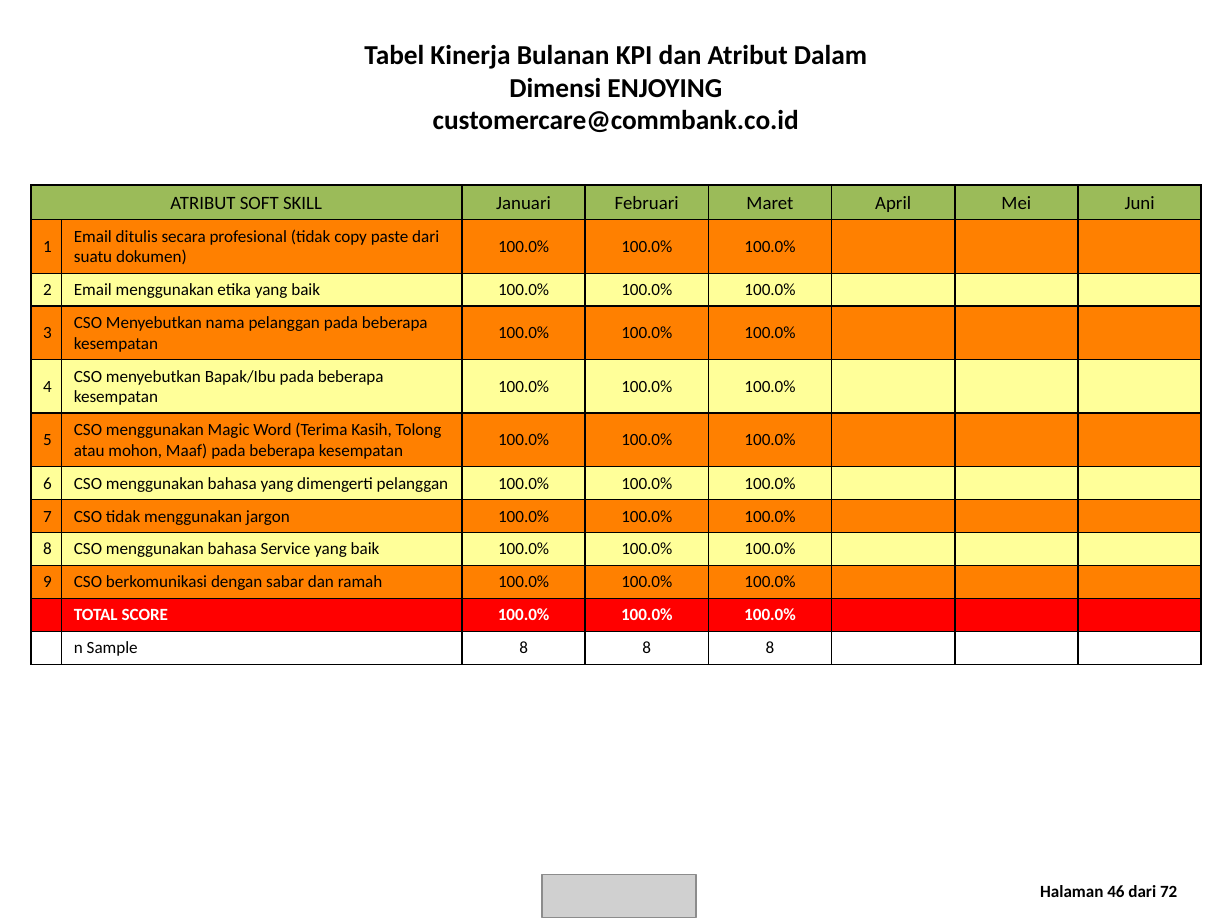
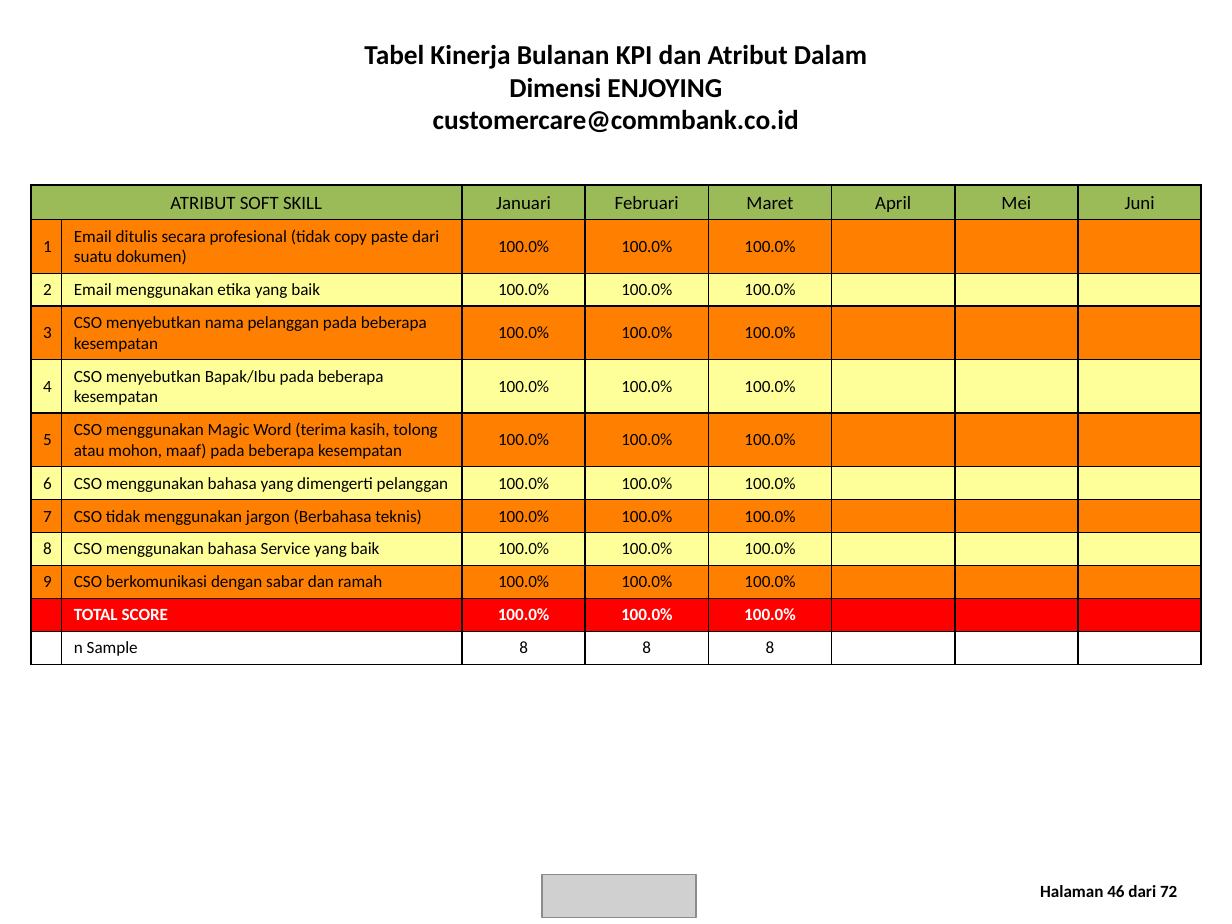
Before and after one commit to datateamFrontier/sei_automation, a slide deck: slide 47 of laporan/Laporan email customercare@commbank.co.id 2021.pptx. Drawn at 1232x924 pixels with LibreOffice and Linux fonts; fonts in the diff are those of the drawing; grey boxes stand for pictures. Boxes give left, top, right and bottom in pixels: in the first picture for what was removed or moved away, otherwise in the second. Text is boxed around its words. In the diff, an @@ line names an element or a change of style, - is before the commit and + after.

```diff
--- a/laporan/Laporan email customercare@commbank.co.id 2021.pptx
+++ b/laporan/Laporan email customercare@commbank.co.id 2021.pptx
@@ table at [31, 185, 1201, 660] @@
-row 4, column 2: CSO Menyebutkan nama pelanggan pada beberapa kesempatan
+row 4, column 2: CSO menyebutkan nama pelanggan pada beberapa kesempatan
-row 6, column 2: CSO menggunakan Magic Word (Terima Kasih, Tolong atau mohon, Maaf) pada beberapa kesempatan
+row 6, column 2: CSO menggunakan Magic Word (terima kasih, tolong atau mohon, maaf) pada beberapa kesempatan
-row 8, column 2: CSO tidak menggunakan jargon
+row 8, column 2: CSO tidak menggunakan jargon (Berbahasa teknis)
```
Also in this commit, not shown: 39 other slides changed, 44 other files.
